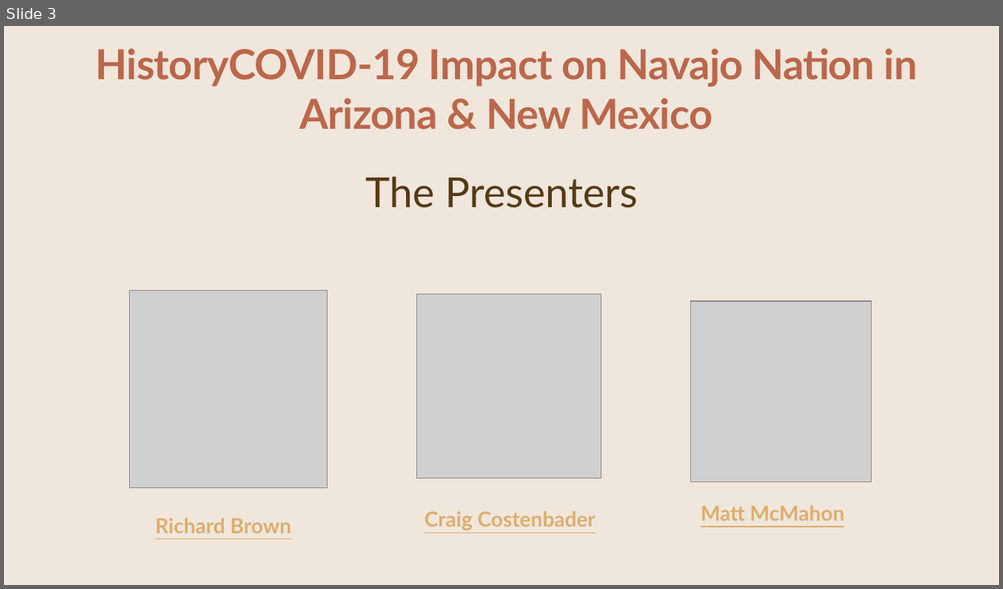
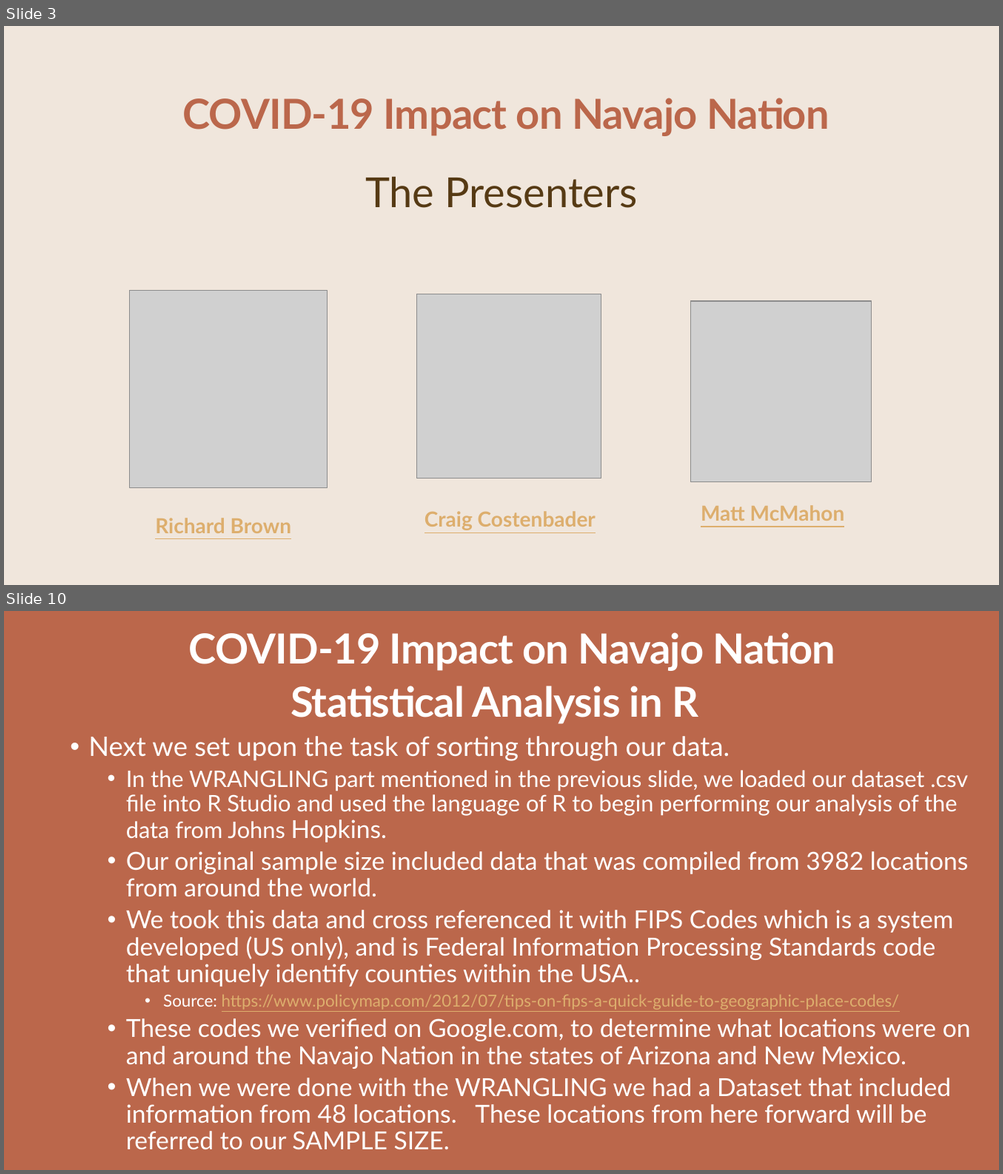
Before and after one commit to CCostenbader/Covid-19-effects-on-the-Navajo-Nation-Indian-Tribe, a slide deck: PPCRAIG.pptx. Shown one above the other, each under a label of ours: slide 3 before the commit, slides 3 and 10 after it; the slides between them are not shown. The pictures are 1003x589 and 1003x1174 pixels, drawn with LibreOffice and Linux fonts; fonts in the diff are those of the drawing; grey boxes stand for pictures; background and template pictures are left out. Boxes give left, top, right and bottom in pixels: in the first picture for what was removed or moved away, otherwise in the second. Text is boxed around its words. In the diff, an @@ line names an element or a change of style, - is before the commit and + after.

Commit message:
UPDATED SLIDE DECK /CRAIG, R SCRIPT, AND PAGE WITH LINKS FOR REFERENCE

```diff
--- a/PPCRAIG.pptx
+++ b/PPCRAIG.pptx
@@ slide 10 added at [4,611,999,1170], background picture (left out) @@
@@ text added at [189,632,836,671], 40 pt, text #FFFFFF, bold @@
+COVID-19 Impact on Navajo Nation
@@ title added at [290,686,698,724], 40 pt, text #FFFFFF, bold @@
+Statistical Analysis in R
@@ text added at [88,736,970,1124], 24 pt, text #FFFFFF @@
+  • Next we set upon the task of sorting through our data.
+    • In the WRANGLING part mentioned in the previous slide, we loaded our dataset .csv file into R Studio and used the language of R to begin performing our analysis of the data from Johns Hopkins.
+    • Our original sample size included data that was compiled from 3982 locations from around the world.
+    • We took this data and cross referenced it with FIPS Codes which is a system developed (US only), and is Federal Information Processing Standards code that uniquely identify counties within the USA..
+      • Source: https://www.policymap.com/2012/07/tips-on-fips-a-quick-guide-to-geographic-place-codes/
+    • These codes we verified on Google.com, to determine what locations were on and around the Navajo Nation in the states of Arizona and New Mexico.
+    • When we were done with the WRANGLING we had a Dataset that included information from 48 locations. These locations from here forward will be referred to our SAMPLE SIZE.
@@ slide 3 changed as well @@
@@ text at [183,98,829,136]: text changed @@
-HistoryCOVID-19 Impact on Navajo Nation in Arizona & New Mexico
+COVID-19 Impact on Navajo Nation
```
Also in this commit, not shown: 6 other slides changed, 10 other slides added, 13 slides removed, 5 other files.
